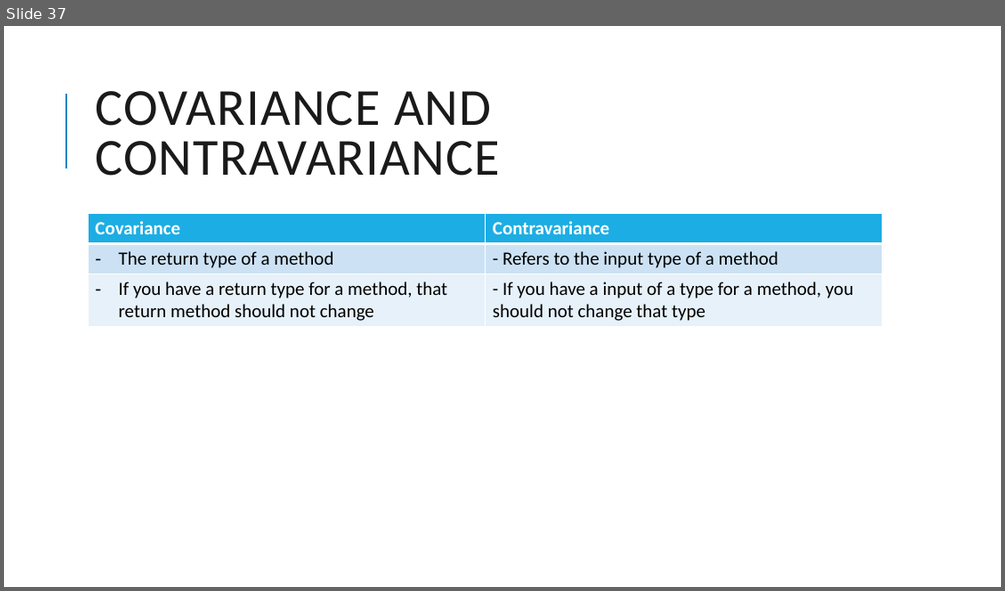
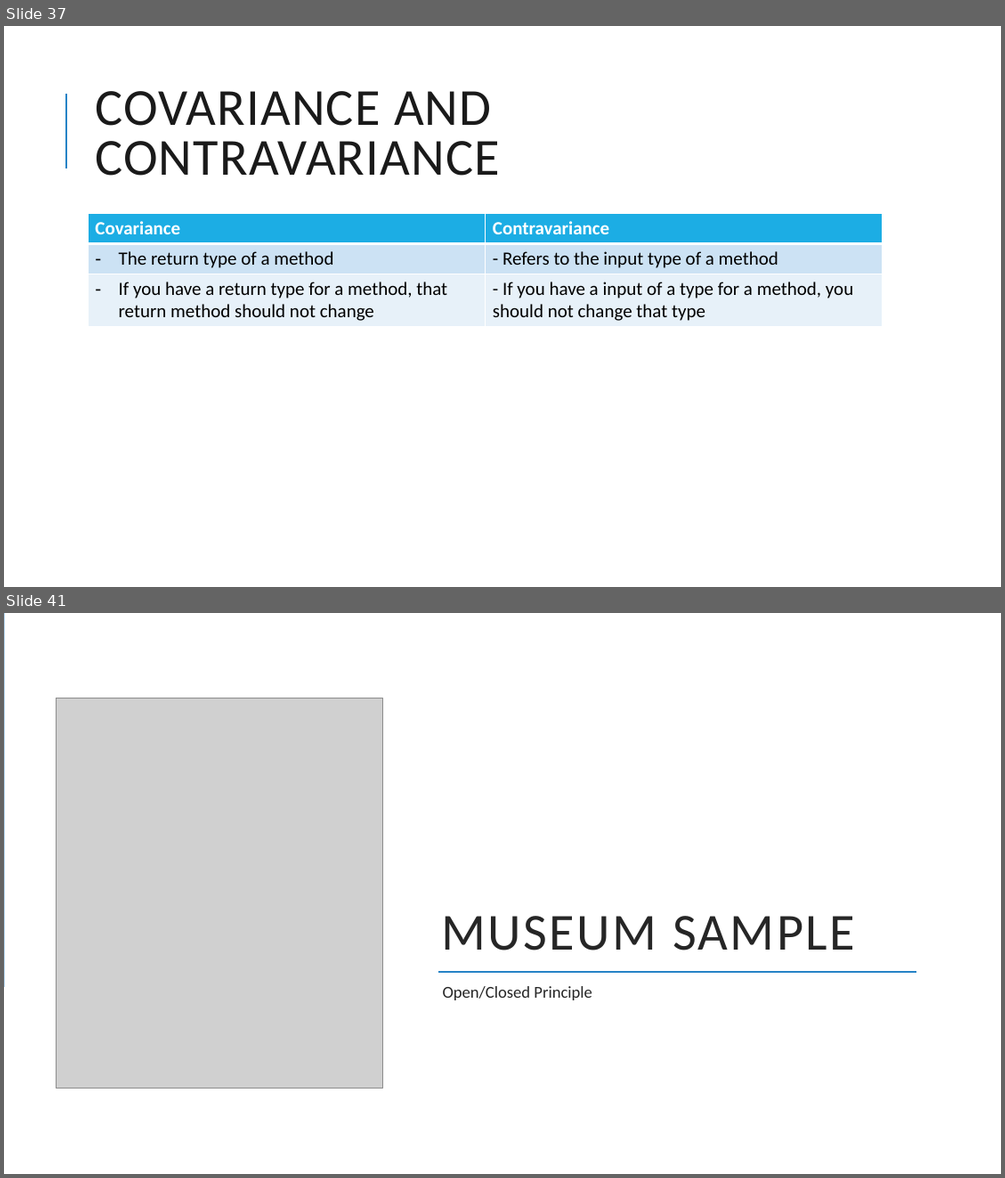
Before and after one commit to nadiacomanici/SolidPrinciples, a slide deck: SOLID Principles.pptx. Shown one above the other, each under a label of ours: slide 37 before the commit, slides 37 and 41 after it; the slides between them are not shown. The pictures are 1005x591 and 1005x1178 pixels, drawn with LibreOffice and Linux fonts; fonts in the diff are those of the drawing; grey boxes stand for pictures. Boxes give left, top, right and bottom in pixels: in the first picture for what was removed or moved away, otherwise in the second. Text is boxed around its words. In the diff, an @@ line names an element or a change of style, - is before the commit and + after.

Commit message:
Added samples created during the .net community

```diff
--- a/SOLID Principles.pptx
+++ b/SOLID Principles.pptx
@@ slide 41 added at (4, 613, 1001, 1174), background #FFFFFF @@
@@ rectangle added at (4, 613, 1001, 987), fill #2683C6 @@
@@ rectangle added at (4, 613, 1001, 1174), fill #FFFFFF @@
@@ picture added at (56, 698, 382, 1088) @@
@@ title added at (441, 916, 855, 950), 50 pt, text #262626 @@
+MUSEUM SAMPLE
@@ line added from (438, 972) to (917, 972), #2683C6 1.5 pt @@
@@ subtitle added at (443, 986, 592, 1000), 16 pt, text #262626 @@
+Open/Closed Principle
```
Also in this commit, not shown: 2 slides changed, 6 other slides added, 16 other files.
